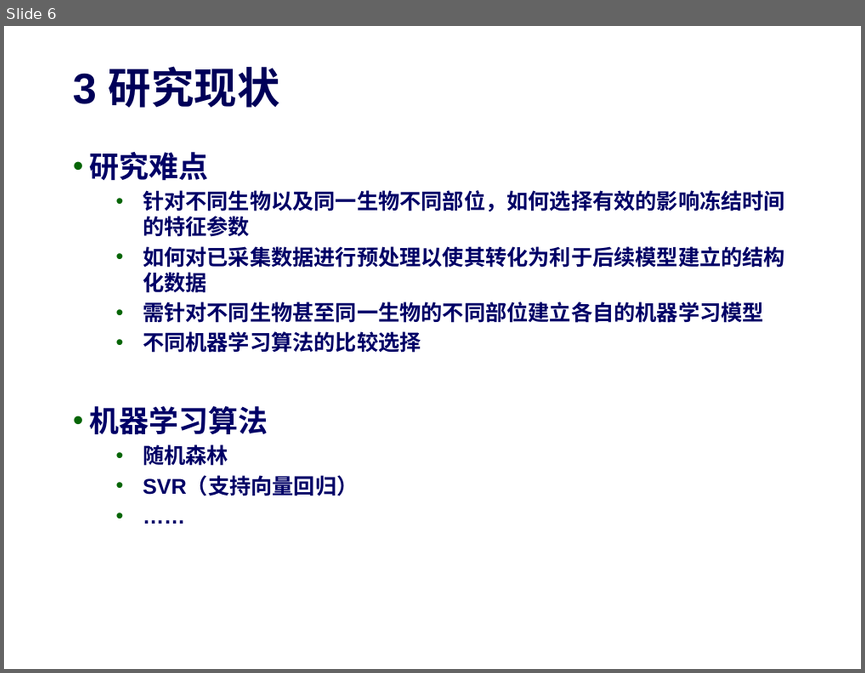
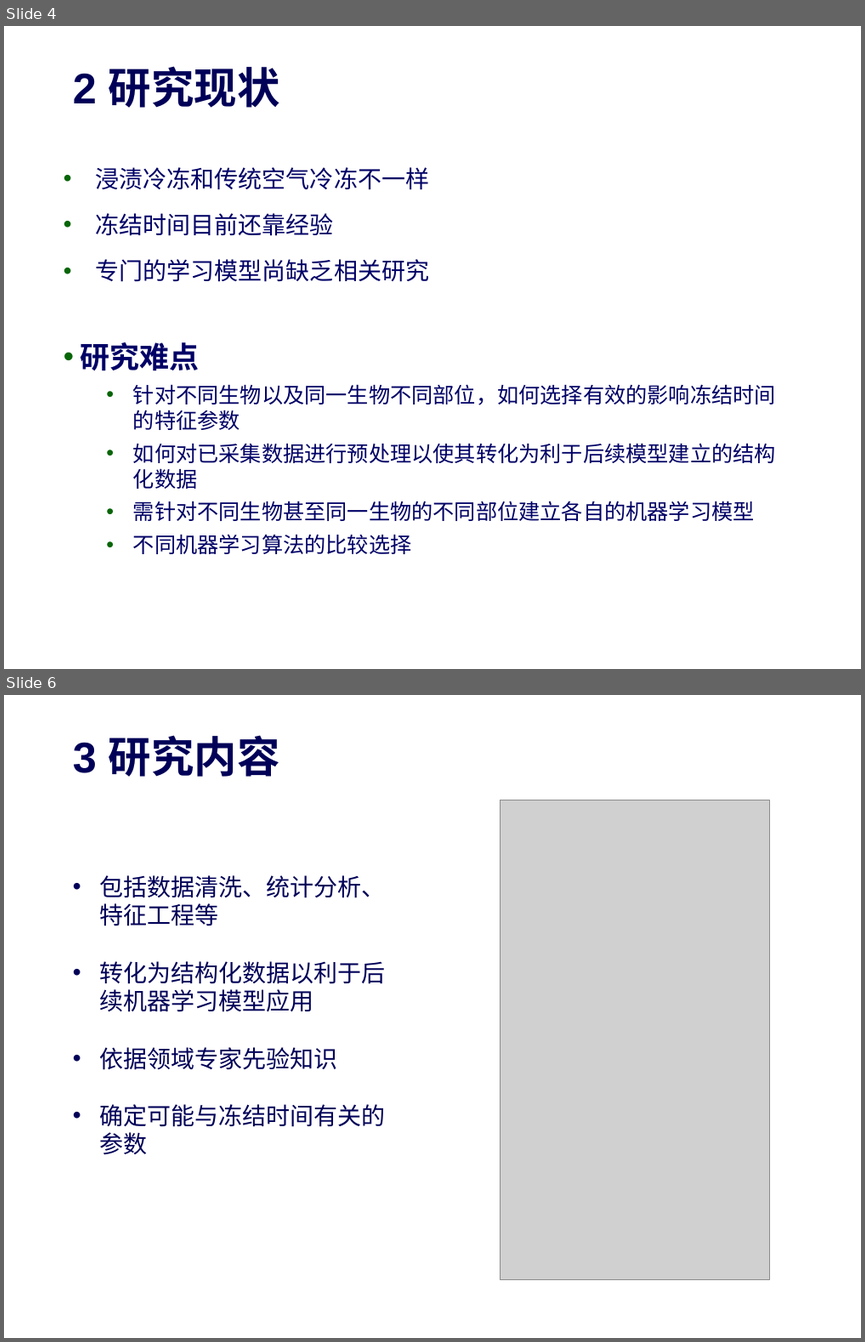
Before and after one commit to zhou-xingxing/graduate_work, a slide deck: 开题答辩-许茂泽.pptx. Shown one above the other, each under a label of ours: slide 6 before the commit, slides 4 and 6 after it; the slides between them are not shown. The pictures are 865x673 and 865x1342 pixels, drawn with LibreOffice and Linux fonts; fonts in the diff are those of the drawing; grey boxes stand for pictures; background and template pictures are left out. Boxes give left, top, right and bottom in pixels: in the first picture for what was removed or moved away, otherwise in the second. Text is boxed around its words. In the diff, an @@ line names an element or a change of style, - is before the commit and + after.

```diff
--- a/开题答辩-许茂泽.pptx
+++ b/开题答辩-许茂泽.pptx
@@ slide 6 added at (4, 695, 861, 1338), background picture (left out) @@
@@ title added at (73, 735, 280, 777), 36 pt, text #000058, bold @@
+3 研究内容
@@ picture added at (500, 800, 770, 1279) @@
@@ text added at (99, 875, 385, 1155), 20 pt, text #000058 @@
+• 包括数据清洗、统计分析、特征工程等
+• 转化为结构化数据以利于后续机器学习模型应用
+• 依据领域专家先验知识
+• 确定可能与冻结时间有关的参数
@@ what was slide 6 is now slide 4 @@
@@ slide 4 changed as well @@
@@ title at (73, 66, 280, 108): text changed @@
-3 研究现状
+2 研究现状
@@ text added at (96, 167, 430, 282), 20 pt, text #000066 @@
+• 浸渍冷冻和传统空气冷冻不一样
+• 冻结时间目前还靠经验
+• 专门的学习模型尚缺乏相关研究
@@ text "研究难点": place and size @@
-text "研究难点" at (90, 152, 785, 496)
+text "研究难点" at (80, 342, 776, 554)
@@ text at (90, 406, 358, 496): paragraphs removed @@
-• 机器学习算法
-  • 随机森林
-  • SVR（支持向量回归）
-  • ……
@@ text at (133, 384, 776, 554): bold off; line spacing 1 to 21.6pt; more space between paragraphs @@
```
Also in this commit, not shown: 6 other slides changed, 2 other slides added, 1 slide removed, 1 other file.
